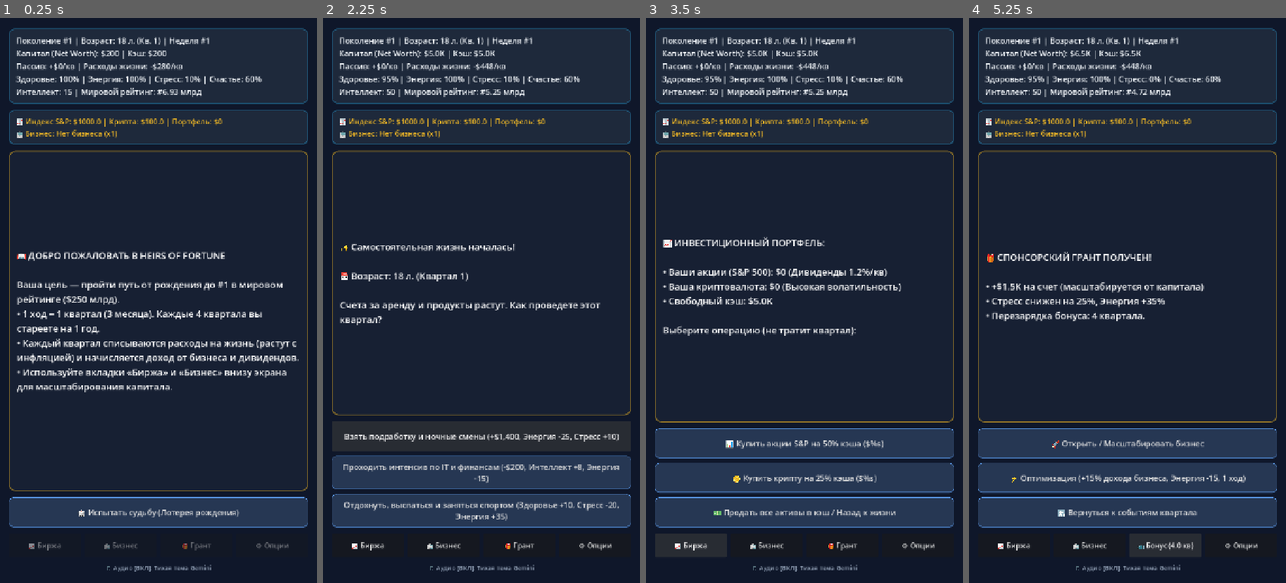
Above: before the commit, frames 1-4 (left to right).
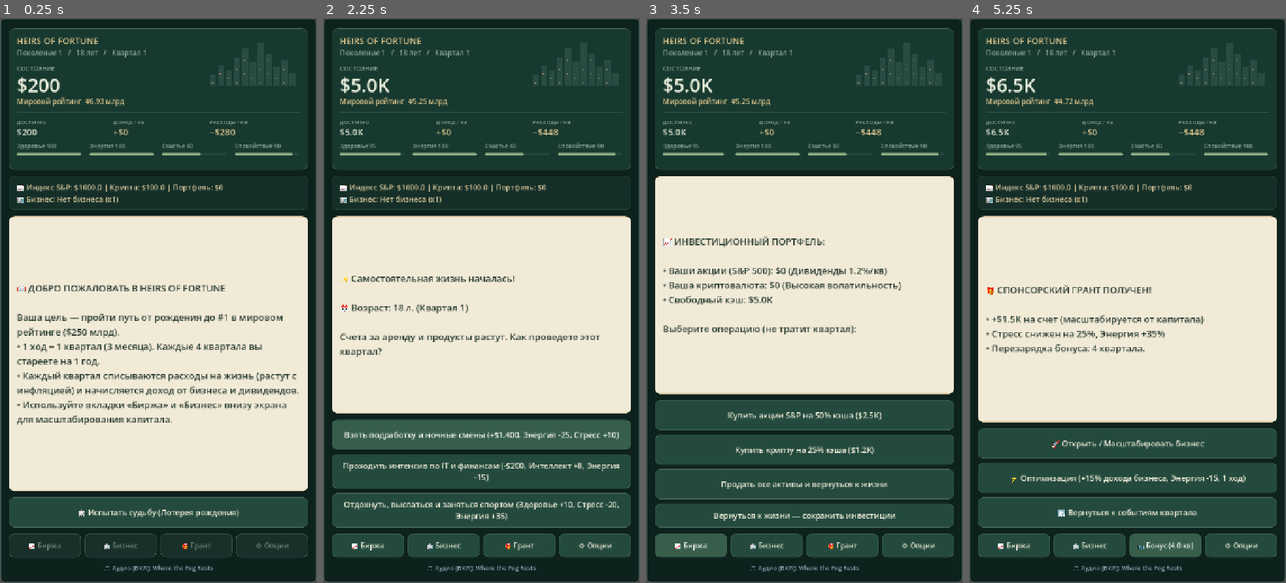
Above: after the commit, the same moments.

Repository: maxxxxx55555/game_for_day
Game: Godot game, scene res://scenes/Main.tscn
The game is run twice, just before and just after one commit, with the same random seed, the same clock (stepped at 60 frames per second) and the same inputs.
Inputs:
- Up to frame 1 (0.25 s): no input
- Up to frame 2 (2.25 s): click "🎲 Испытать судьбу (Лотерея ро…" at 0.5 s; click "➡️ Выбрать черту характера (1…" at 1.25 s; click "💻 Гений алгоритмов (+20 Интел…" at 2 s
- Up to frame 3 (3.5 s): click "📈 Биржа" at 2.75 s
- Up to frame 4 (5.25 s): click "💵 Продать все активы в кэш / …" (after the commit: "Продать все активы и вернутьс…") at 3.5 s; click "🏢 Бизнес" at 4.25 s; click "🎁 Грант" at 5 s

The runs differ from the first frame. In frame 1, 59% of the frame differs, in the area x 0-100%, y 0-100%; in frame 2, 57%; in frame 3, 64%; in frame 4, 52%.

Commit message:
Release Heirs of Fortune 1.0 with a financial dashboard and safe portfolio navigation

Diff:
--- a/project.godot
+++ b/project.godot
@@ -14,10 +14,12 @@
 
 [application]
 
+config/version="1.0.0"
+
 config/name="Heirs of Fortune"
 config/use_custom_user_dir=true
 config/custom_user_dir_name="Godot/app_userdata/Forbes Ladder- Dynasty & Markets v2"
-config/description="Хардкорный экономический симулятор жизни от рождения до #1 Forbes с игровыми вероятностями происхождения."
+config/description="A generational finance strategy game: build a business dynasty and reach the world's top rank."
 run/main_scene="res://scenes/Main.tscn"
 config/features=PackedStringArray("4.7", "GL Compatibility")
 config/icon="res://icon.svg"
--- a/scenes/Main.tscn
+++ b/scenes/Main.tscn
@@ -114,8 +114,15 @@
 size_flags_vertical = 3
 theme_override_styles/panel = SubResource("StyleBoxFlat_event")
 
-[node name="EventLabel" type="Label" parent="MarginContainer/VBoxContainer/EventPanel"]
-layout_mode = 2
+[node name="EventScroll" type="ScrollContainer" parent="MarginContainer/VBoxContainer/EventPanel"]
+custom_minimum_size = Vector2(0, 150)
+layout_mode = 2
+size_flags_vertical = 3
+horizontal_scroll_mode = 0
+
+[node name="EventLabel" type="Label" parent="MarginContainer/VBoxContainer/EventPanel/EventScroll"]
+layout_mode = 2
+size_flags_horizontal = 3
 size_flags_vertical = 3
 theme_override_colors/font_color = Color(1, 1, 1, 1)
 theme_override_font_sizes/font_size = 21
--- a/scripts/GameManager.gd
+++ b/scripts/GameManager.gd
@@ -48,7 +48,7 @@
 var birth_origin: String = ""
 var birth_cost_modifier: float = 1.0
 var player_perk: String = "none"
-var current_track: String = "Тихая тема Gemini"
+var current_track: String = "Where the Fog Rests"
 var audio_enabled: bool = true
 var music_volume: float = 0.3
 var sfx_volume: float = 0.8
--- a/scripts/Main.gd
+++ b/scripts/Main.gd
@@ -2,7 +2,7 @@
 
 @onready var stats_label: Label = $MarginContainer/VBoxContainer/StatsPanel/StatsLabel
 @onready var market_label: Label = $MarginContainer/VBoxContainer/MarketPanel/MarketLabel
-@onready var event_label: Label = $MarginContainer/VBoxContainer/EventPanel/EventLabel
+@onready var event_label: Label = $MarginContainer/VBoxContainer/EventPanel/EventScroll/EventLabel
 @onready var music_label: Label = $MarginContainer/VBoxContainer/MusicLabel
 @onready var btn_1: Button = $MarginContainer/VBoxContainer/ChoicesBox/Button1
 @onready var btn_2: Button = $MarginContainer/VBoxContainer/ChoicesBox/Button2
@@ -12,6 +12,8 @@
 @onready var ad_btn: Button = $MarginContainer/VBoxContainer/BottomBar/AdButton
 @onready var settings_btn: Button = $MarginContainer/VBoxContainer/BottomBar/SettingsButton
 var audio_settings: VBoxContainer
+var dashboard: Control
+var market_back: Button
 
 enum ScreenMode { INTRO, BIRTH, PERK, LIFE, MARKET, BUSINESS, SETTINGS, GAMEOVER }
 var current_mode: ScreenMode = ScreenMode.INTRO
@@ -26,6 +28,21 @@
 
 func _ready() -> void:
 	get_tree().quit_on_go_back = false
+	preload("res://scripts/ui/FortuneTheme.gd").apply(self)
+	dashboard = preload("res://scripts/ui/FortuneDashboard.gd").new()
+	stats_label.hide()
+	stats_label.get_parent().add_child(dashboard)
+	event_label.minimum_size_changed.connect(func(): $MarginContainer/VBoxContainer/EventPanel/EventScroll.scroll_vertical = 0)
+	market_back = Button.new()
+	market_back.name = "MarketBack"
+	market_back.text = "Вернуться к жизни — сохранить инвестиции"
+	market_back.custom_minimum_size.y = 54
+	market_back.autowrap_mode = TextServer.AUTOWRAP_WORD_SMART
+	$MarginContainer/VBoxContainer/ChoicesBox.add_child(market_back)
+	market_back.pressed.connect(func():
+		load_next_life_event("", true)
+		save_session()
+	)
 	rng.randomize()
 	SoundManager.apply_gains()
 	audio_settings = preload("res://scripts/audio/AudioSettings.gd").new()
@@ -113,6 +130,9 @@
 	restoring_session = false
 
 func update_ui() -> void:
+	if dashboard: dashboard.queue_redraw()
+	if market_back: market_back.visible = current_mode == ScreenMode.MARKET
+	$MarginContainer/VBoxContainer/MarketPanel.visible = current_mode not in [ScreenMode.MARKET, ScreenMode.SETTINGS]
 	if audio_settings:
 		audio_settings.visible = current_mode == ScreenMode.SETTINGS
 	SoundManager.apply_gains()
@@ -167,7 +187,7 @@
 func show_intro_screen() -> void:
 	current_mode = ScreenMode.INTRO
 	set_bottom_bar_enabled(false)
-	GameManager.current_track = "Тихая тема Gemini"
+	GameManager.current_track = "Where the Fog Rests"
 	SoundManager.play_music("welcome")
 	update_ui()
 
@@ -256,16 +276,16 @@
 func update_soundtrack_by_stage() -> void:
 	var nw := GameManager.get_net_worth()
 	if nw >= 50000000.0:
-		GameManager.current_track = "Тихая тема Gemini"
+		GameManager.current_track = "Where the Fog Rests"
 		SoundManager.play_music("tycoon")
 	elif GameManager.age < 26:
-		GameManager.current_track = "Тихая тема Gemini"
+		GameManager.current_track = "Where the Fog Rests"
 		SoundManager.play_music("study")
 	elif GameManager.age < 50:
-		GameManager.current_track = "Тихая тема Gemini"
+		GameManager.current_track = "Where the Fog Rests"
 		SoundManager.play_music("career")
 	else:
-		GameManager.current_track = "Тихая тема Gemini"
+		GameManager.current_track = "Where the Fog Rests"
 		SoundManager.play_music("welcome")
 
 # --- ВКЛАДКИ: БИРЖА, БИЗНЕС, РЕКЛАМА, НАСТРОЙКИ ---
@@ -289,9 +309,9 @@
 Выберите операцию (не тратит квартал):" % [
 		GameManager.format_num(stock_val), GameManager.format_num(crypto_val), GameManager.format_num(GameManager.cash)
 	]
-	btn_1.text = "📊 Купить акции S&P на 50% кэша ($%s)" % GameManager.format_num(max(0.0, GameManager.cash * 0.5))
-	btn_2.text = "🪙 Купить крипту на 25% кэша ($%s)" % GameManager.format_num(max(0.0, GameManager.cash * 0.25))
-	btn_3.text = "💵 Продать все активы в кэш / Назад к жизни"
+	btn_1.text = "Купить акции S&P на 50%% кэша ($%s)" % GameManager.format_num(max(0.0, GameManager.cash * 0.5))
+	btn_2.text = "Купить крипту на 25%% кэша ($%s)" % GameManager.format_num(max(0.0, GameManager.cash * 0.25))
+	btn_3.text = "Продать все активы и вернуться к жизни"
 
 func open_business_menu() -> void:
 	if current_mode == ScreenMode.GAMEOVER:
@@ -547,7 +567,7 @@
 	final_victory = is_victory
 	current_mode = ScreenMode.GAMEOVER
 	set_bottom_bar_enabled(false)
-	GameManager.current_track = "Тихая тема Gemini"
+	GameManager.current_track = "Where the Fog Rests"
 	SoundManager.play_music("welcome")
 	SoundManager.play_sfx("victory" if is_victory else "defeat")
 	can_revive = not is_victory and not GameManager.revive_used and GameManager.age < 80
--- a/scripts/ReleaseVerification.gd
+++ b/scripts/ReleaseVerification.gd
@@ -1,4 +1,10 @@
 extends Node
+
+func capture(suffix: String) -> void:
+	if OS.get_environment("GAME_CAPTURE_GALLERY") != "1" or DisplayServer.get_name() == "headless": return
+	await get_tree().process_frame
+	await RenderingServer.frame_post_draw
+	get_viewport().get_texture().get_image().save_png(OS.get_environment("GAME_SCREENSHOT").replace(".png", "-" + suffix + ".png"))
 
 # Opt-in QA route for the shipped pack. Run only with an isolated save profile.
 func run(ui: Control) -> void:
@@ -9,10 +15,19 @@
 	ui.show_intro_screen()
 	seed(7401)
 	ui.rng.seed = 7401
+	await capture("title")
 	for index in 3: ui.btn_1.pressed.emit()
+	await capture("life")
 	var steps := 0
 	while ui.current_mode != ui.ScreenMode.GAMEOVER and steps < 520:
 		steps += 1
+		if steps == 20 and OS.get_environment("GAME_CAPTURE_GALLERY") == "1":
+			ui.market_btn.pressed.emit()
+			await capture("portfolio")
+			ui.market_back.pressed.emit()
+			ui.biz_btn.pressed.emit()
+			await capture("business")
+			ui.btn_3.pressed.emit()
 		if GameManager.ad_cooldown == 0: ui.ad_btn.pressed.emit()
 		var cost: float = GameManager.BUSINESS_TIERS[mini(GameManager.business_tier + 1, 5)].cost if GameManager.business_tier < 5 else 250000000.0 * GameManager.business_scale
 		if GameManager.cash >= cost + GameManager.get_quarterly_living_cost() * 2:
--- /dev/null
+++ b/scripts/ui/FortuneDashboard.gd
@@ -0,0 +1,53 @@
+extends Control
+## A vector dashboard driven entirely by the current simulation state.
+
+const INK := Color("e8eddb")
+const MUTED := Color("8fa99e")
+const GOLD := Color("dec58d")
+
+func _ready() -> void:
+	custom_minimum_size.y = 294
+	mouse_filter = Control.MOUSE_FILTER_IGNORE
+	resized.connect(queue_redraw)
+
+func caption(at: Vector2, text: String, font_size: int, color: Color = INK) -> void:
+	draw_string(ThemeDB.fallback_font, at, text, HORIZONTAL_ALIGNMENT_LEFT, -1, font_size, color)
+
+func _draw() -> void:
+	var s := size.x / 644.0
+	draw_set_transform(Vector2.ZERO, 0, Vector2(s, s))
+	caption(Vector2(0, 22), "HEIRS OF FORTUNE", 20, GOLD)
+	caption(Vector2(0, 48), "Поколение %d   /   %d лет   /   Квартал %d" % [GameManager.generation, GameManager.age, GameManager.quarter], 16, MUTED)
+	# The skyline is original vector art, with a clear contour at every size.
+	for i in 11:
+		var h := float([24, 46, 35, 64, 85, 53, 96, 70, 43, 58, 28][i])
+		var x := 439.0 + i * 18
+		draw_rect(Rect2(x, 116 - h, 14, h), Color("284b42"))
+		for floor_index in int(h / 10) - 1:
+			if (i + floor_index) % 3 == 0: draw_rect(Rect2(x + 4, 108 - floor_index * 10, 3, 3), GOLD.darkened(0.35))
+	caption(Vector2(0, 82), "СОСТОЯНИЕ", 14, MUTED)
+	var wealth := "$" + GameManager.format_num(GameManager.get_net_worth())
+	caption(Vector2(0, 131), wealth, 43 if wealth.length() < 16 else 34)
+	var rank_text := str(GameManager.rank)
+	if GameManager.rank >= 1000000: rank_text = "%.1f млн" % (GameManager.rank / 1000000.0)
+	if GameManager.rank >= 1000000000: rank_text = "%.2f млрд" % (GameManager.rank / 1000000000.0)
+	caption(Vector2(0, 158), "Мировой рейтинг  #" + rank_text, 16, GOLD)
+	draw_line(Vector2(0, 177), Vector2(644, 177), Color("35564a"), 1)
+	var values := ["$" + GameManager.format_num(GameManager.cash), "+$" + GameManager.format_num(GameManager.get_passive_quarterly_income()), "−$" + GameManager.format_num(GameManager.get_quarterly_living_cost())]
+	var titles := ["ДОСТУПНО", "ДОХОД / КВ", "РАСХОДЫ / КВ"]
+	for i in 3:
+		caption(Vector2(i * 219, 203), titles[i], 12, MUTED)
+		caption(Vector2(i * 219, 229), values[i], 20, INK if i == 0 else GOLD)
+	var meters := [GameManager.health, GameManager.energy, GameManager.happiness, 100 - GameManager.stress]
+	var names := ["Здоровье", "Энергия", "Счастье", "Спокойствие"]
+	for i in 4:
+		var x := i * 165.0
+		caption(Vector2(x, 258), names[i] + " " + str(meters[i]), 13, MUTED)
+		draw_style_box(bar(Color("25483d")), Rect2(x, 269, 146, 5))
+		draw_style_box(bar(Color("d58d72") if meters[i] < 30 else Color("9cbb8b")), Rect2(x, 269, maxf(2, 146 * meters[i] / 100.0), 5))
+
+func bar(color: Color) -> StyleBoxFlat:
+	var style := StyleBoxFlat.new()
+	style.bg_color = color
+	style.set_corner_radius_all(3)
+	return style
--- /dev/null
+++ b/scripts/ui/FortuneTheme.gd
@@ -0,0 +1,33 @@
+extends RefCounted
+
+static func style(color: Color, border: Color = Color.TRANSPARENT) -> StyleBoxFlat:
+	var box := StyleBoxFlat.new()
+	box.bg_color = color
+	box.border_color = border
+	box.set_border_width_all(1)
+	box.set_corner_radius_all(12)
+	box.content_margin_left = 18
+	box.content_margin_right = 18
+	box.content_margin_top = 13
+	box.content_margin_bottom = 13
+	return box
+
+static func apply(root: Control) -> void:
+	var theme := Theme.new()
+	theme.default_font_size = 18
+	theme.set_color("font_color", "Label", Color("e8eddb"))
+	for state in ["normal", "hover", "pressed", "disabled", "focus"]:
+		var color: Color = {"normal": Color("244a3e"), "hover": Color("365e4a"), "pressed": Color("496d51"), "disabled": Color("192f29"), "focus": Color.TRANSPARENT}[state]
+		theme.set_stylebox(state, "Button", style(color, Color("dec58d") if state == "focus" else Color("416254")))
+	theme.set_color("font_color", "Button", Color("f0ecd9"))
+	theme.set_color("font_disabled_color", "Button", Color("74877a"))
+	root.theme = theme
+	for button in root.find_children("*", "Button", true, false):
+		button.remove_theme_stylebox_override("normal")
+		button.mouse_default_cursor_shape = Control.CURSOR_POINTING_HAND
+	root.get_node("Background").add_theme_stylebox_override("panel", style(Color("0d211d")))
+	root.get_node("MarginContainer/VBoxContainer/StatsPanel").add_theme_stylebox_override("panel", style(Color("17392f"), Color("3e5d49")))
+	root.get_node("MarginContainer/VBoxContainer/MarketPanel").add_theme_stylebox_override("panel", style(Color("152f28"), Color("304d3d")))
+	root.get_node("MarginContainer/VBoxContainer/EventPanel").add_theme_stylebox_override("panel", style(Color("f1ead7"), Color("d1bd91")))
+	root.get_node("MarginContainer/VBoxContainer/EventPanel/EventScroll/EventLabel").add_theme_color_override("font_color", Color("293d32"))
+	root.get_node("MarginContainer/VBoxContainer/MarketPanel/MarketLabel").add_theme_color_override("font_color", Color("d4c49a"))
--- /dev/null
+++ b/tests/capture_gallery.gd
@@ -0,0 +1,31 @@
+extends SceneTree
+
+func _initialize() -> void: call_deferred("run")
+
+func shot(screen: Control, suffix: String) -> void:
+	await process_frame
+	await process_frame
+	await RenderingServer.frame_post_draw
+	root.get_texture().get_image().save_png(OS.get_environment("GAME_SCREENSHOT").replace(".png", "-" + suffix + ".png"))
+	if screen.dashboard.get_global_rect().position.y < 0:
+		push_error("The financial dashboard must remain inside the viewport: " + suffix)
+	for button in [screen.btn_1, screen.btn_2, screen.btn_3, screen.market_btn]:
+		if button.visible and button.get_global_rect().end.y > root.get_visible_rect().size.y + 1:
+			push_error("Portrait choice extends outside the viewport: " + button.text)
+
+func run() -> void:
+	await process_frame
+	var screen: Control = load("res://scenes/Main.tscn").instantiate()
+	root.add_child(screen)
+	current_scene = screen
+	root.get_node("GameManager").reset_full_dynasty()
+	screen.show_intro_screen()
+	await shot(screen, "intro")
+	for i in 3: screen.btn_1.pressed.emit()
+	await shot(screen, "life")
+	screen.market_btn.pressed.emit()
+	await shot(screen, "market")
+	screen.biz_btn.pressed.emit()
+	await shot(screen, "business")
+	print("PORTRAIT GALLERY: PASS")
+	quit(0)
--- /dev/null
+++ b/tests/test_market_exit.gd
@@ -0,0 +1,27 @@
+extends SceneTree
+
+func _initialize() -> void: call_deferred("run")
+
+func run() -> void:
+	await process_frame
+	var screen: Control = load("res://scenes/Main.tscn").instantiate()
+	root.add_child(screen)
+	current_scene = screen
+	var game: Node = root.get_node("GameManager")
+	game.reset_full_dynasty()
+	screen.show_intro_screen()
+	for i in 3: screen.btn_1.pressed.emit()
+	game.stock_units = 7
+	game.crypto_units = 2
+	var turns: int = game.total_turns
+	var event: Dictionary = screen.active_event.duplicate()
+	screen.open_market_menu()
+	var back := screen.find_child("MarketBack", true, false) as Button
+	if back == null:
+		print("FAIL: Portfolio needs an explicit exit that keeps investments")
+		quit(1)
+		return
+	back.pressed.emit()
+	var ok: bool = game.stock_units == 7 and game.crypto_units == 2 and game.total_turns == turns and screen.active_event == event and screen.current_mode == screen.ScreenMode.LIFE
+	print("MARKET EXIT RESULT: ", "PASS" if ok else "FAIL")
+	quit(0 if ok else 1)
--- a/tests/test_presentation.gd
+++ b/tests/test_presentation.gd
@@ -15,8 +15,8 @@
 		game.age = age
 		screen.update_soundtrack_by_stage()
 		screen.update_ui()
-		if "Gemini" not in game.current_track:
-			push_error("The visible track title must identify the replacement music")
+		if "Where the Fog Rests" not in game.current_track:
+			push_error("The visible track title must identify the current composition")
 			failed = true
 	if OS.get_environment("GAME_AUDIO_MUTED") == "1" and "ВЫКЛ" not in screen.music_label.text:
 		push_error("The audio indicator must show the effective muted state")
Not shown, changed: export_presets.cfg
Not shown, added: scripts/ui/FortuneDashboard.gd.uid
Not shown, added: scripts/ui/FortuneTheme.gd.uid
Not shown, added: tests/capture_gallery.gd.uid
Not shown, added: tests/test_market_exit.gd.uid
Not shown, changed: README.md
Not shown, added: docs/RELEASE_1_0.md
Not shown, changed: tests/run_tests.py
